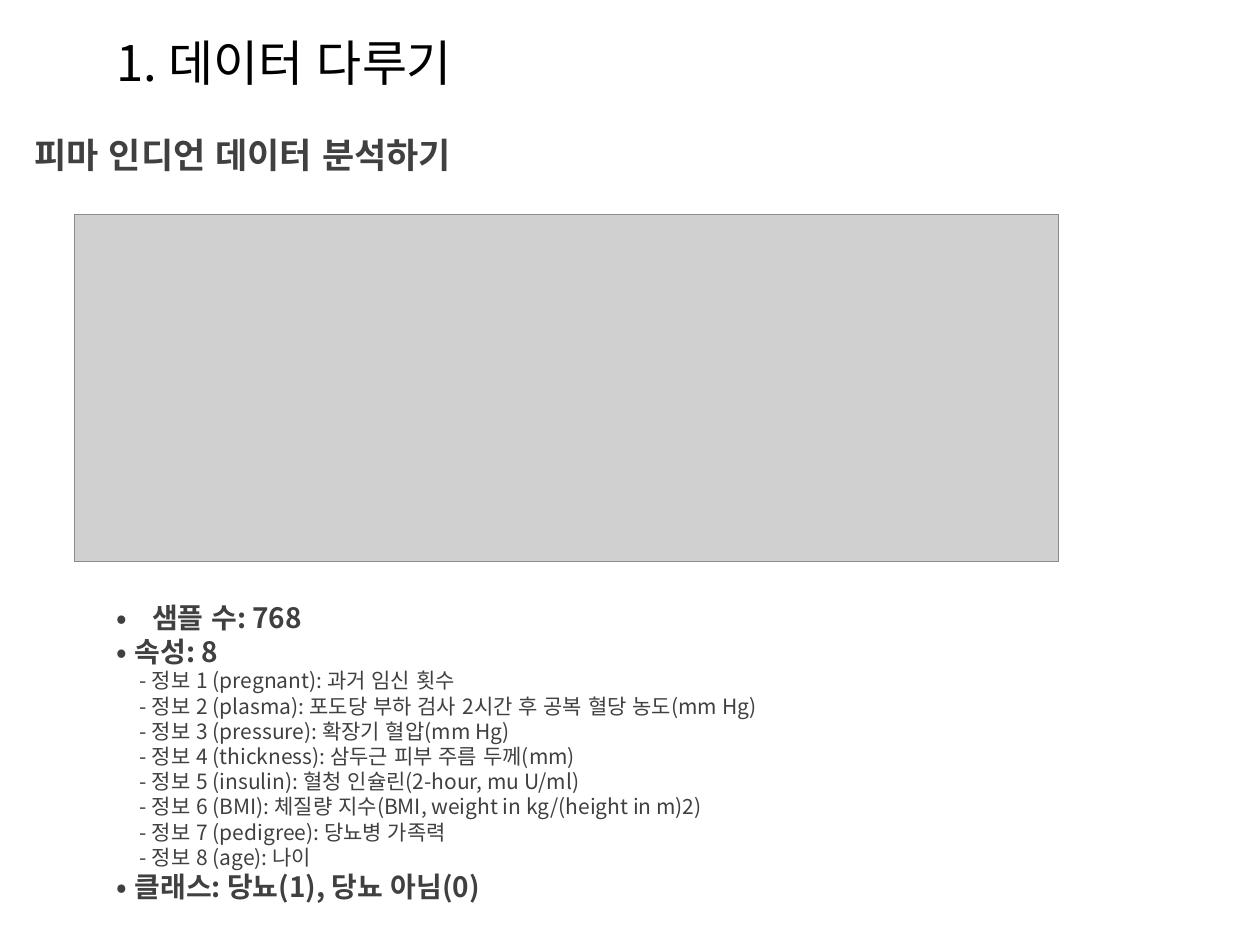
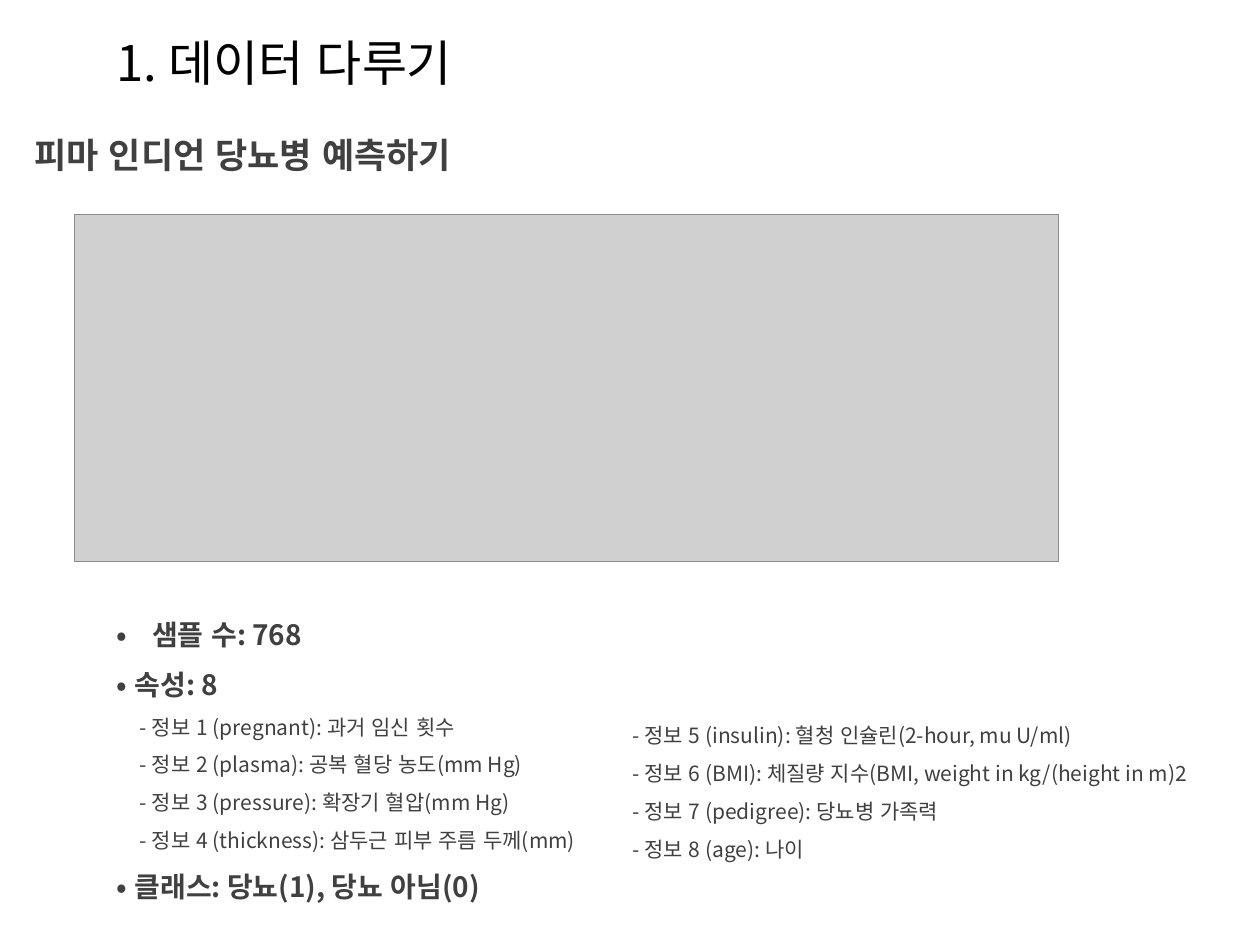
Before and after one commit to Heechul90/Deep_Learning, a slide deck: slide 6 of Study/정리/Deep Learning03.pptx. Drawn at 1260x945 pixels with LibreOffice and Linux fonts; fonts in the diff are those of the drawing; grey boxes stand for pictures; background and template pictures are left out. Boxes give left, top, right and bottom in pixels: in the first picture for what was removed or moved away, otherwise in the second. Text is boxed around its words. In the diff, an @@ line names an element or a change of style, - is before the commit and + after.

```diff
--- a/Study/정리/Deep Learning03.pptx
+++ b/Study/정리/Deep Learning03.pptx
@@ text at [35, 138, 451, 171]: text changed @@
-피마 인디언 데이터 분석하기
+피마 인디언 당뇨병 예측하기
@@ text at [135, 621, 575, 903]: line spacing 1 to 1.5 @@
@@ text added at [644, 725, 1187, 862], 12 pt, text #404040 @@
+- 정보 5 (insulin): 혈청 인슐린(2-hour, mu U/ml)
+- 정보 6 (BMI): 체질량 지수(BMI, weight in kg/(height in m)2
+- 정보 7 (pedigree): 당뇨병 가족력
+- 정보 8 (age): 나이
@@ text at [152, 754, 522, 778]: text changed @@
-- 정보 2 (plasma): 포도당 부하 검사 2시간 후 공복 혈당 농도(mm Hg)
+- 정보 2 (plasma): 공복 혈당 농도(mm Hg)
@@ text at [152, 771, 701, 870]: paragraphs removed @@
-- 정보 5 (insulin): 혈청 인슐린(2-hour, mu U/ml)
-- 정보 6 (BMI): 체질량 지수(BMI, weight in kg/(height in m)2)
-- 정보 7 (pedigree): 당뇨병 가족력
-- 정보 8 (age): 나이
```
Also in this commit, not shown: 2 other slides changed, 1 slide added, 3 other files.
